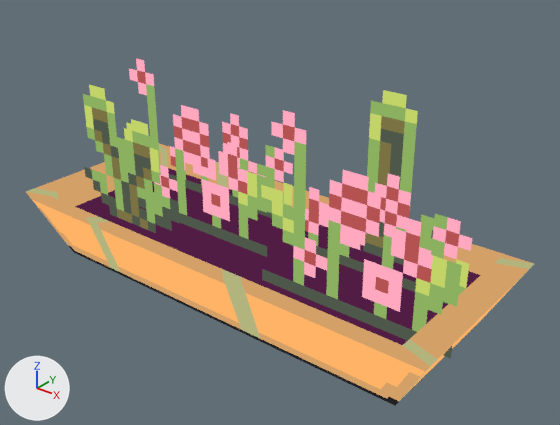
Before and after pictures for a commit that changed the Blender file Assets/ImportedAssets/StationAssets/gilliGarden/Vasefour.blend.
One viewpoint serves both versions: a camera (50 mm lens) standing at (1.526, -1.062, 1.339) and looking at (0.429, 0.309, 0.489). Arrows for +X, +Y and +Z are at lower left; the lights stay in place.
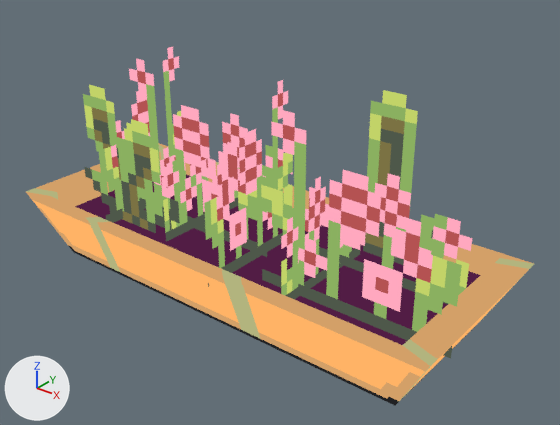
Where the change shows, as pixel boxes [x1, y1, x2, y2] in the pictures (560 x 425 px):
```json
{"part": 1, "of": "me_cube", "change": "added", "after": [87, 22, 370, 299]}
```

Edits to the scene script, one JSON object a line:
```json
{"block": "me_cube", "where": "# used by ob_cube; location = (0.0, 0.0, 0.0)"}
{"block": "me_cube", "where": "# verts and faces of me_cube; kept vertices keep their numbers, new ones are numbered from 56"}
{"op": "remove", "block": "me_cube", "code": "me_cube.from_pydata(...)  # 56 vertices, 36 faces; spans x -0.281..1.0, y 0.05..0.55, z 0.25..0.88"}
{"op": "add", "block": "me_cube", "code": "me_cube.from_pydata(...)  # 72 vertices, 40 faces; spans x -0.281..1.0, y 0.05..0.55, z 0.25..0.88"}
{"block": "me_cube", "change": "me_cube part 1"}
{"op": "add", "block": "me_cube", "code": "verts[56] = (0.408, 0.387, 0.38)"}
{"op": "add", "block": "me_cube", "code": "verts[57] = (0.408, 0.064, 0.38)  # pixel (208, 286)"}
{"op": "add", "block": "me_cube", "code": "verts[58] = (0.595, 0.43, 0.371)"}
{"op": "add", "block": "me_cube", "code": "verts[59] = (0.595, 0.106, 0.371)"}
{"op": "add", "block": "me_cube", "code": "verts[60] = (0.158, 0.167, 0.371)"}
{"op": "add", "block": "me_cube", "code": "verts[61] = (0.158, 0.495, 0.371)"}
{"op": "add", "block": "me_cube", "code": "verts[62] = (-0.03, 0.124, 0.38)"}
{"op": "add", "block": "me_cube", "code": "verts[63] = (-0.03, 0.452, 0.38)"}
{"op": "add", "block": "me_cube", "code": "for new, old in zip([*range(64, 72)], [*range(56, 64)]): verts[new] = verts[old] + (0.0, 0.0, 0.5)"}
{"op": "add", "block": "me_cube", "code": "faces += [(56, 57, 65, 64), (58, 59, 67, 66), (60, 68, 69, 61), (62, 70, 71, 63)]"}
```
